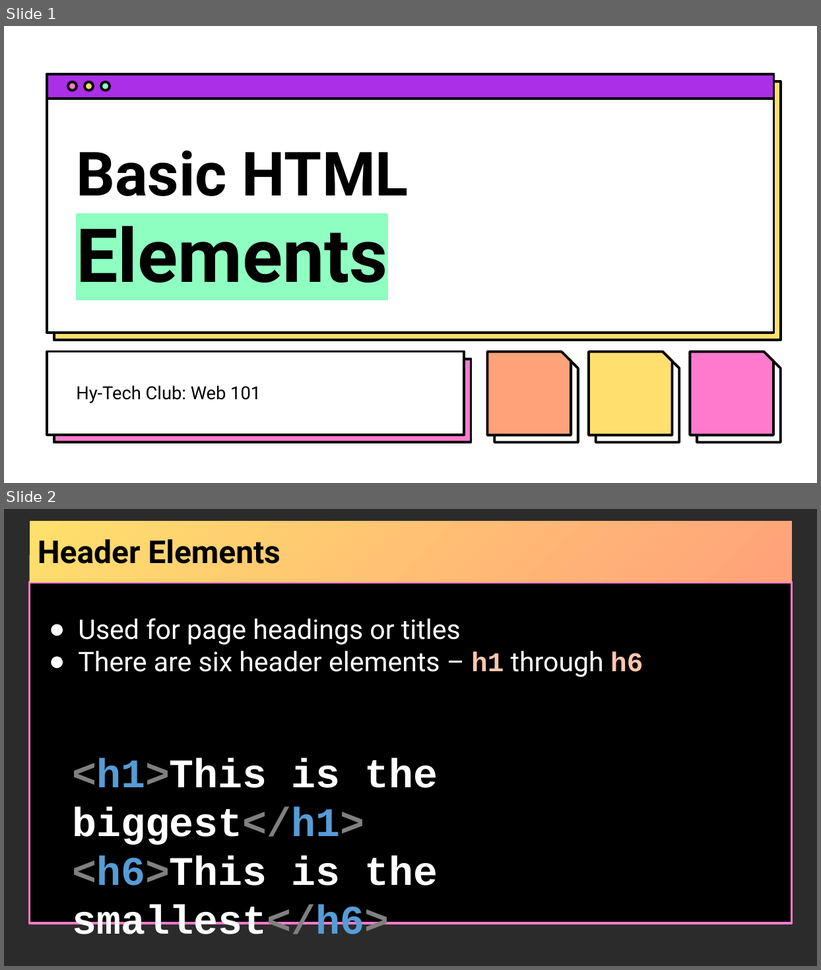
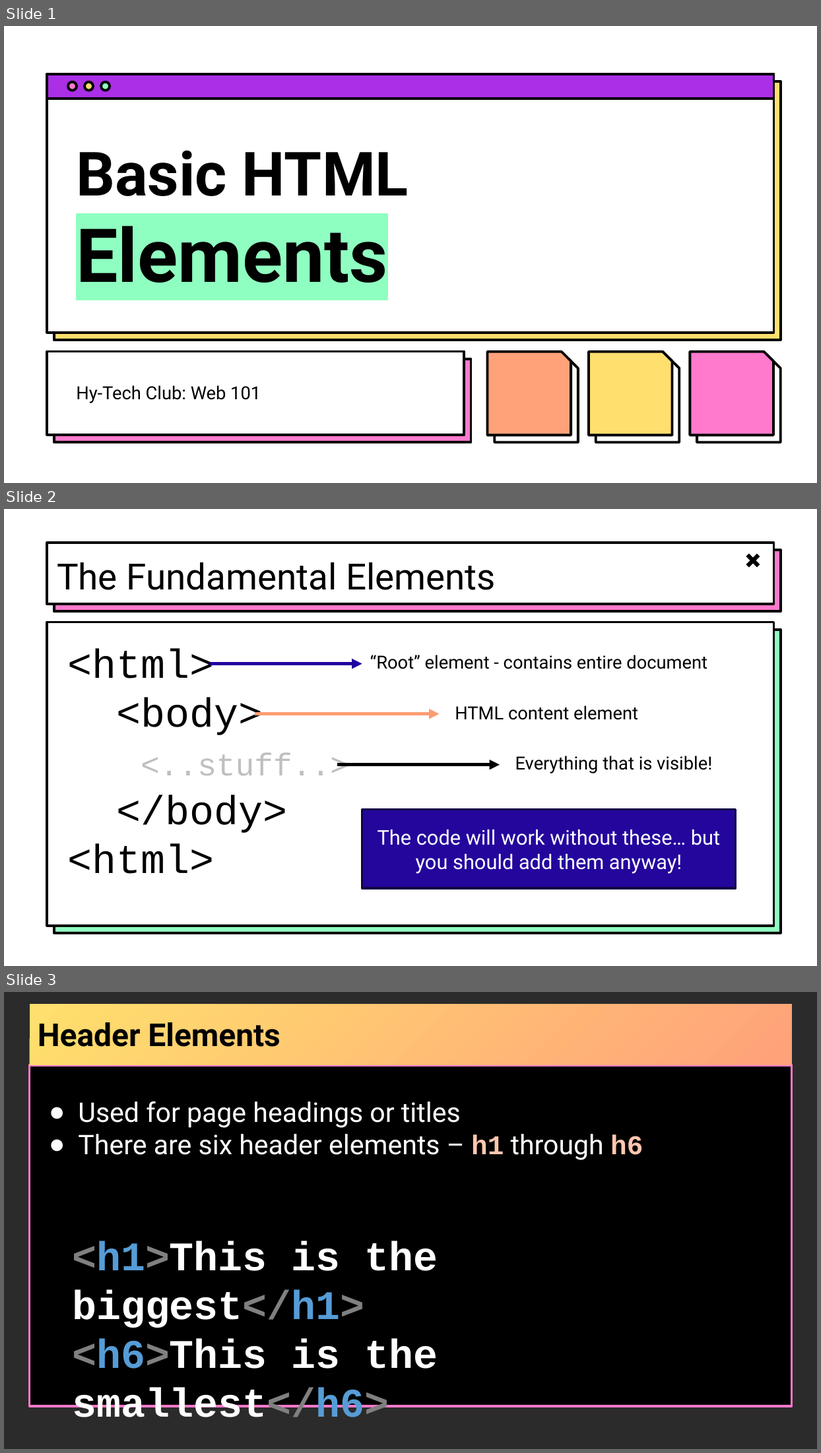
Before and after one commit to hytechclub/web-101, a slide deck: Week02/BasicHtmlElements.pptx. Shown one above the other, each under a label of ours: slides 1 and 2 before the commit, slides 1, 2 and 3 after it. The pictures are 821x970 and 821x1453 pixels, drawn with LibreOffice and Linux fonts; fonts in the diff are those of the drawing; background and template pictures are left out; a plain dark background stands for a picture behind light text. Boxes give left, top, right and bottom in pixels: in the first picture for what was removed or moved away, otherwise in the second. Text is boxed around its words. In the diff, an @@ line names an element or a change of style, - is before the commit and + after.

```diff
--- a/Week02/BasicHtmlElements.pptx
+++ b/Week02/BasicHtmlElements.pptx
@@ slide 2 added at box(4, 509, 817, 966), background picture (left out) @@
@@ rectangle added at box(47, 543, 774, 604), fill #FFFFFF, outline #000000 2.25 pt @@
@@ rectangle added at box(54, 550, 781, 611), fill #FF7ACD, outline #000000 2.25 pt @@
@@ text added at box(57, 562, 496, 590), 32 pt, text #000000 @@
+The Fundamental Elements
@@ cross added at box(743, 550, 764, 571), fill #000000 @@
@@ rectangle added at box(47, 622, 774, 926), fill #FFFFFF, outline #000000 2.25 pt @@
@@ rectangle added at box(54, 629, 781, 933), fill #8FFFC1, outline #000000 2.25 pt @@
@@ text added at box(67, 650, 349, 874), 36 pt, text #000000 @@
+<html>
+<body>
+<..stuff..>
+</body>
+<html>
@@ arrow added from (210, 663) to (362, 663), #21029D 3 pt @@
@@ text added at box(370, 655, 708, 669), 16 pt, text #000000 @@
+“Root” element - contains entire document
@@ text added at box(455, 706, 638, 720), 16 pt, text #000000 @@
+HTML content element
@@ arrow added from (255, 714) to (439, 714), #FD9D74 3 pt @@
@@ arrow added from (337, 765) to (500, 765), #000000 3 pt @@
@@ text added at box(516, 756, 712, 774), 16 pt, text #000000 @@
+Everything that is visible!
@@ rectangle added at box(362, 810, 736, 889), fill #24069D, outline #100345 2 pt, 18 pt, text #FFFFFF @@
+The code will work without these… but you should add them anyway!
@@ what was slide 2 is now slide 3 @@
```
Also in this commit, not shown: 1 other file.
